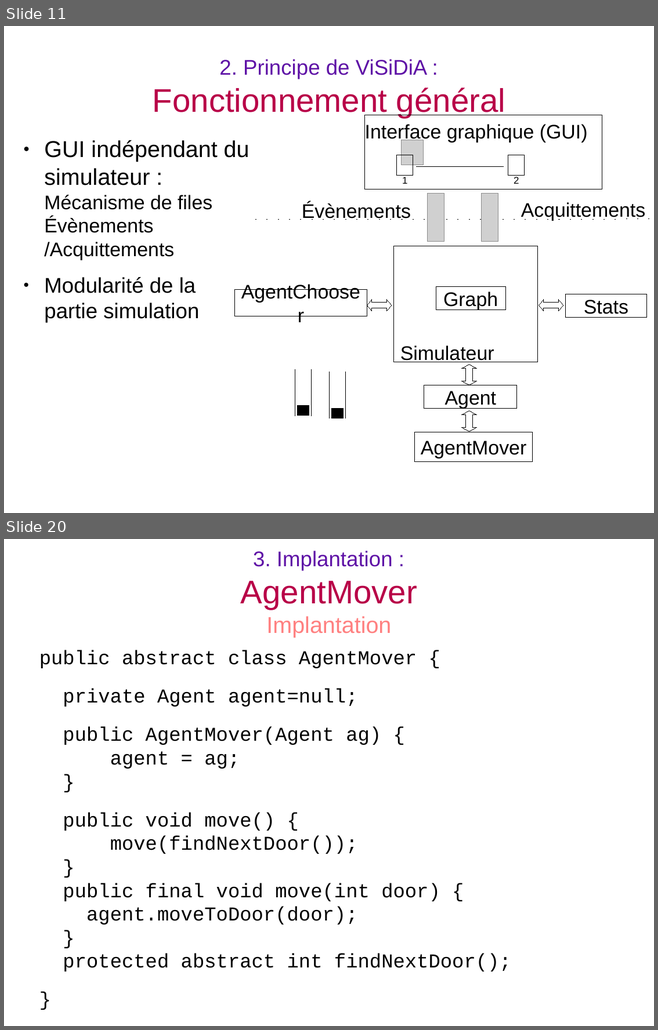
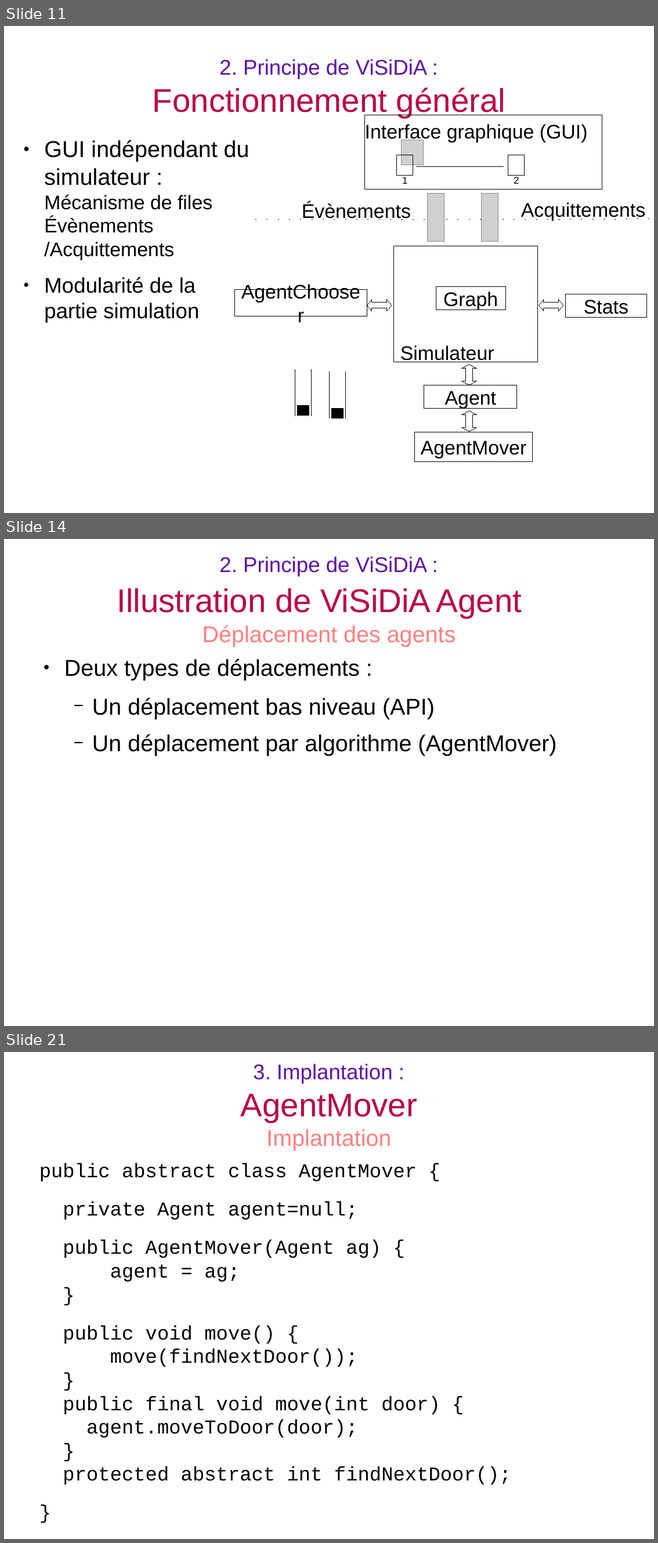
Before and after one commit to BackupTheBerlios/visidia-svn, a slide deck: trunk/doc/soutenance/soutenance.odp. Shown one above the other, each under a label of ours: slides 11 and 20 before the commit, slides 11, 14 and 21 after it; the slides between them are not shown. The pictures are 658x1030 and 658x1543 pixels, drawn with LibreOffice and Linux fonts; fonts in the diff are those of the drawing; grey boxes stand for pictures. Boxes give left, top, right and bottom in pixels: in the first picture for what was removed or moved away, otherwise in the second. Text is boxed around its words. In the diff, an @@ line names an element or a change of style, - is before the commit and + after.

```diff
--- a/trunk/doc/soutenance/soutenance.odp
+++ b/trunk/doc/soutenance/soutenance.odp
@@ slide 14 added at <box>4,539,654,1026</box>, background #FFFFFF @@
@@ title added at <box>117,556,521,647</box>, 40 pt, text #B80047 @@
+2. Principe de ViSiDiA :
+Illustration de ViSiDiA Agent
+Déplacement des agents
@@ text added at <box>64,659,556,756</box>, 28 pt, text #000000 @@
+● Deux types de déplacements :
+  − Un déplacement bas niveau (API)
+  − Un déplacement par algorithme (AgentMover)
@@ what was slide 20 is now slide 21 @@
```
Also in this commit, not shown: 8 slides changed, 2 other slides added, 3 slides removed, 3 other files.
